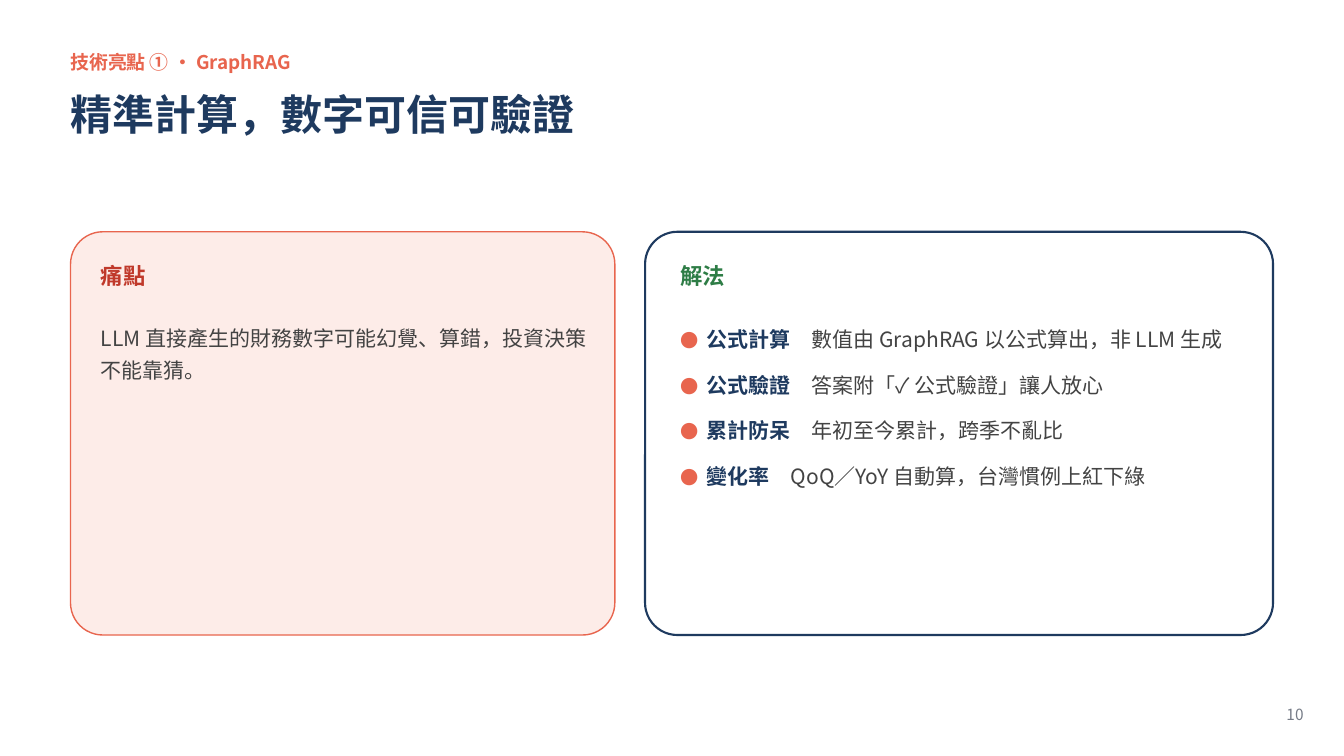
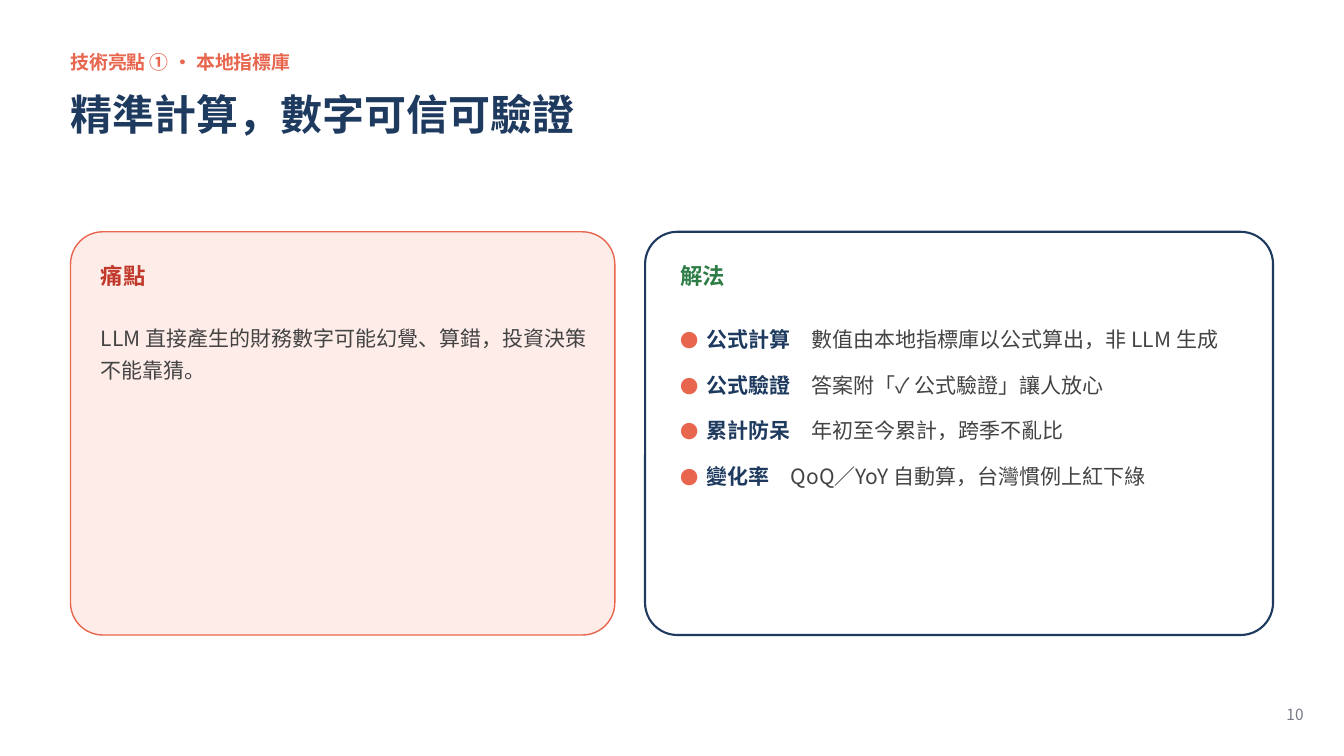
Before and after one commit to WangChiaChen/hybrid-rag-project, a slide deck: slide 10 of 比賽簡報_升級版.pptx. Drawn at 1344x756 pixels with LibreOffice and Linux fonts; fonts in the diff are those of the drawing. Boxes give left, top, right and bottom in pixels: in the first picture for what was removed or moved away, otherwise in the second. Text is boxed around its words. In the diff, an @@ line names an element or a change of style, - is before the commit and + after.

```diff
--- a/比賽簡報_升級版.pptx
+++ b/比賽簡報_升級版.pptx
@@ text at [71,53,290,71]: text changed @@
-技術亮點 ① · GraphRAG
+技術亮點 ① · 本地指標庫
@@ text at [707,329,1218,349]: text changed @@
-● 公式計算 數值由 GraphRAG 以公式算出，非 LLM 生成
+● 公式計算 數值由本地指標庫以公式算出，非 LLM 生成
```
Also in this commit, not shown: 2 other slides changed, 8 other files.
